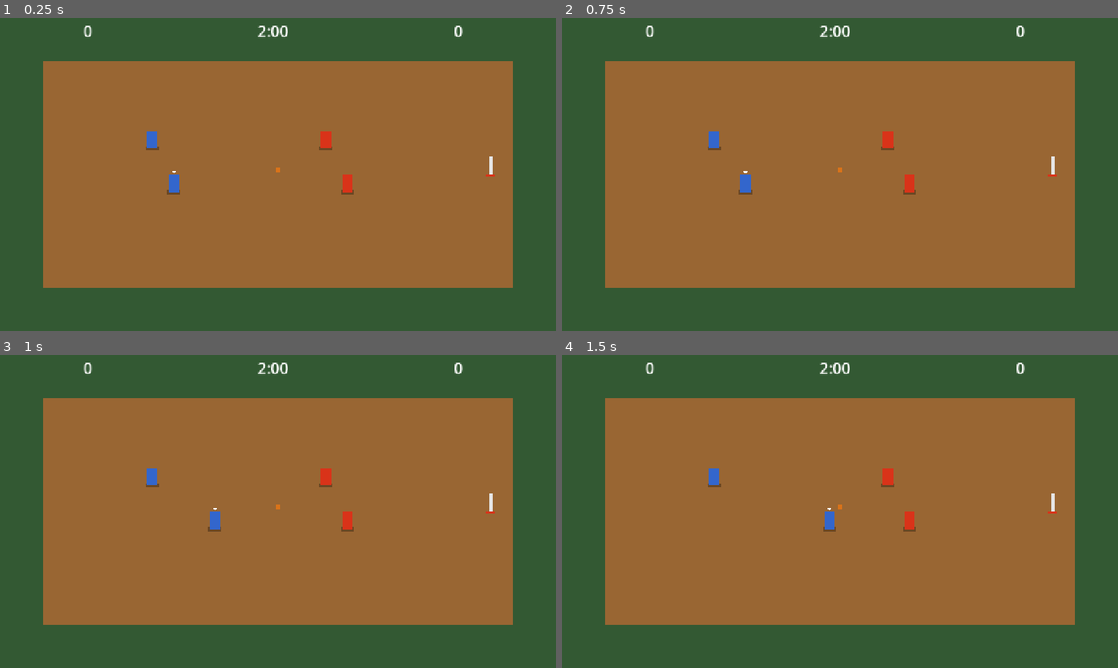
Above: before the commit, frames 1-4 (two rows, left to right).
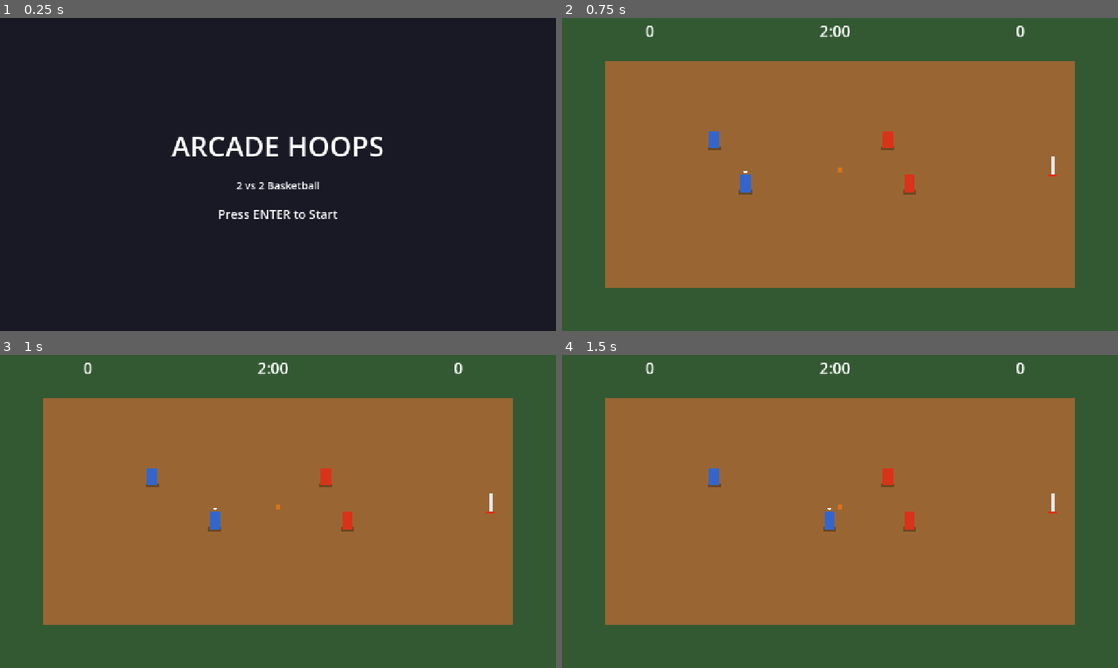
Above: after the commit, the same moments.

Repository: kfiggins/nba-jam-clone
Game: Godot game, scene res://scenes/ui/title_screen.tscn
Two runs of this game, one before a commit and one after it. Both use one fixed random seed, a clock stepped at 60 frames per second and the inputs below. Before the commit the project starts from res://scenes/main/main.tscn.
Inputs (mouse positions are in pixels of both pictures, inside the frame that each line leads up to):
- Up to frame 1 (0.25 s): no input
- Up to frame 2 (0.75 s): tap Enter (start_game, bound only after the commit) at 0.5 s; move the mouse to (962, 158) at 0.52 s; hold D (move_right) from 0.53 s (still down); hold Enter (start_game, bound only after the commit) from 0.53 s (still down); click (962, 158) at 0.67 s
- Up to frame 3 (1 s): keep holding D (move_right); keep holding Enter (start_game, bound only after the commit)
- Up to frame 4 (1.5 s): release D (move_right) at 1.25 s; release Enter (start_game, bound only after the commit) at 1.25 s; drag from (728, 527) to (840, 508) at 1.27 s

The runs differ from the first frame. In frame 1, 100% of the frame differs, in the area x 0-100%, y 0-100%; in frame 2, nothing differs; in frame 3, nothing differs; in frame 4, nothing differs.

Commit message:
Implement Phase 18: Title screen, pause menu, and quit to title
Game now boots to a title screen (Enter to start). Escape opens a pause menu
during gameplay with Resume, Restart, and Quit to Title options. GameManager
state resets properly on scene transitions.

Co-Authored-By: Claude Opus 4.6 <noreply@anthropic.com>

Diff:
--- a/project.godot
+++ b/project.godot
@@ -16,7 +16,7 @@
 
 config/name="NBA Jam Clone"
 config/description="Arcade basketball game inspired by NBA Jam - 2v2 half-court action"
-run/main_scene="res://scenes/main/main.tscn"
+run/main_scene="res://scenes/ui/title_screen.tscn"
 config/features=PackedStringArray("4.6")
 
 [autoload]
@@ -109,6 +109,16 @@
 "events": [Object(InputEventKey,"resource_local_to_scene":false,"resource_name":"","device":-1,"window_id":0,"alt_press …(195 unchanged characters)…
 ]
 }
+start_game={
+"deadzone": 0.5,
+"events": [Object(InputEventKey,"resource_local_to_scene":false,"resource_name":"","device":-1,"window_id":0,"alt_pressed":false,"shift_pressed":false,"ctrl_pressed":false,"meta_pressed":false,"pressed":false,"keycode":0,"physical_keycode":4194309,"key_label":0,"unicode":0,"location":0,"echo":false,"script":null)
+]
+}
+pause={
+"deadzone": 0.5,
+"events": [Object(InputEventKey,"resource_local_to_scene":false,"resource_name":"","device":-1,"window_id":0,"alt_pressed":false,"shift_pressed":false,"ctrl_pressed":false,"meta_pressed":false,"pressed":false,"keycode":0,"physical_keycode":4194305,"key_label":0,"unicode":0,"location":0,"echo":false,"script":null)
+]
+}
 
 [layer_names]
 
--- a/scenes/main/main.gd
+++ b/scenes/main/main.gd
@@ -13,6 +13,7 @@
 
 
 func _ready() -> void:
+	_reset_game_manager()
 	_replay_system = ReplaySystem.new()
 	_replay_system.name = "ReplaySystem"
 	_replay_system.replay_ended.connect(_on_replay_ended)
@@ -206,3 +207,15 @@
 				best_dist = dist
 				best = p
 	return best
+
+
+func _reset_game_manager() -> void:
+	GameManager.state = GameManager.MatchState.PREGAME
+	GameManager.scores = [0, 0]
+	GameManager.time_remaining = 0.0
+	GameManager.countdown_remaining = 0.0
+	GameManager.winner = 0
+	GameManager.last_scoring_team = 0
+	GameManager.score_pause_timer = 0.0
+	GameManager.shot_clock_remaining = 0.0
+	GameManager.shot_clock_team = 0
--- a/scenes/main/main.tscn
+++ b/scenes/main/main.tscn
@@ -7,6 +7,7 @@
 [ext_resource type="PackedScene" path="res://scenes/ball/ball.tscn" id="5"]
 [ext_resource type="PackedScene" path="res://scenes/court/basket.tscn" id="6"]
 [ext_resource type="Script" path="res://scenes/camera/game_camera.gd" id="7"]
+[ext_resource type="PackedScene" path="res://scenes/ui/pause_menu.tscn" id="8"]
 
 [node name="Main" type="Node2D"]
 script = ExtResource("1")
@@ -43,3 +44,5 @@
 script = ExtResource("7")
 
 [node name="HUD" parent="." instance=ExtResource("3")]
+
+[node name="PauseMenu" parent="." instance=ExtResource("8")]
--- /dev/null
+++ b/scenes/ui/pause_menu.gd
@@ -0,0 +1,50 @@
+extends CanvasLayer
+## In-game pause menu overlay. Pauses the game tree when visible.
+
+@onready var panel: Control = $Panel
+
+
+func _ready() -> void:
+	process_mode = Node.PROCESS_MODE_ALWAYS
+	hide_menu()
+
+
+func _unhandled_input(event: InputEvent) -> void:
+	if event.is_action_pressed("pause"):
+		if panel.visible:
+			resume()
+		elif GameManager.state == GameManager.MatchState.PLAYING or \
+				GameManager.state == GameManager.MatchState.PREGAME:
+			show_menu()
+
+
+func show_menu() -> void:
+	panel.visible = true
+	get_tree().paused = true
+
+
+func hide_menu() -> void:
+	panel.visible = false
+
+
+func resume() -> void:
+	hide_menu()
+	get_tree().paused = false
+
+
+func _on_resume_pressed() -> void:
+	resume()
+
+
+func _on_restart_pressed() -> void:
+	hide_menu()
+	get_tree().paused = false
+	GameManager.state = GameManager.MatchState.PREGAME
+	GameManager.game_state_changed.emit(GameManager.MatchState.RESULTS, GameManager.MatchState.PREGAME)
+	get_tree().reload_current_scene()
+
+
+func _on_quit_pressed() -> void:
+	hide_menu()
+	get_tree().paused = false
+	get_tree().change_scene_to_file("res://scenes/ui/title_screen.tscn")
--- /dev/null
+++ b/scenes/ui/pause_menu.tscn
@@ -0,0 +1,63 @@
+[gd_scene load_steps=2 format=3]
+
+[ext_resource type="Script" path="res://scenes/ui/pause_menu.gd" id="1"]
+
+[node name="PauseMenu" type="CanvasLayer"]
+layer = 10
+script = ExtResource("1")
+
+[node name="Panel" type="Control" parent="."]
+anchors_preset = 15
+anchor_right = 1.0
+anchor_bottom = 1.0
+grow_horizontal = 2
+grow_vertical = 2
+
+[node name="Overlay" type="ColorRect" parent="Panel"]
+layout_mode = 1
+anchors_preset = 15
+anchor_right = 1.0
+anchor_bottom = 1.0
+grow_horizontal = 2
+grow_vertical = 2
+color = Color(0, 0, 0, 0.6)
+
+[node name="VBox" type="VBoxContainer" parent="Panel"]
+layout_mode = 1
+anchors_preset = 8
+anchor_left = 0.5
+anchor_top = 0.5
+anchor_right = 0.5
+anchor_bottom = 0.5
+offset_left = -120.0
+offset_top = -100.0
+offset_right = 120.0
+offset_bottom = 100.0
+grow_horizontal = 2
+grow_vertical = 2
+theme_override_constants/separation = 15
+
+[node name="Title" type="Label" parent="Panel/VBox"]
+layout_mode = 2
+theme_override_font_sizes/font_size = 36
+text = "PAUSED"
+horizontal_alignment = 1
+
+[node name="Resume" type="Button" parent="Panel/VBox"]
+layout_mode = 2
+theme_override_font_sizes/font_size = 20
+text = "Resume"
+
+[node name="Restart" type="Button" parent="Panel/VBox"]
+layout_mode = 2
+theme_override_font_sizes/font_size = 20
+text = "Restart"
+
+[node name="Quit" type="Button" parent="Panel/VBox"]
+layout_mode = 2
+theme_override_font_sizes/font_size = 20
+text = "Quit to Title"
+
+[connection signal="pressed" from="Panel/VBox/Resume" to="." method="_on_resume_pressed"]
+[connection signal="pressed" from="Panel/VBox/Restart" to="." method="_on_restart_pressed"]
+[connection signal="pressed" from="Panel/VBox/Quit" to="." method="_on_quit_pressed"]
--- /dev/null
+++ b/scenes/ui/title_screen.gd
@@ -0,0 +1,12 @@
+extends Control
+## Title screen — shows game name and "Press Enter to Start".
+
+
+func _ready() -> void:
+	# Ensure game is unpaused when returning to title
+	get_tree().paused = false
+
+
+func _unhandled_input(event: InputEvent) -> void:
+	if event.is_action_pressed("start_game"):
+		get_tree().change_scene_to_file("res://scenes/main/main.tscn")
--- /dev/null
+++ b/scenes/ui/title_screen.tscn
@@ -0,0 +1,57 @@
+[gd_scene load_steps=2 format=3]
+
+[ext_resource type="Script" path="res://scenes/ui/title_screen.gd" id="1"]
+
+[node name="TitleScreen" type="Control"]
+layout_mode = 3
+anchors_preset = 15
+anchor_right = 1.0
+anchor_bottom = 1.0
+grow_horizontal = 2
+grow_vertical = 2
+script = ExtResource("1")
+
+[node name="Background" type="ColorRect" parent="."]
+layout_mode = 1
+anchors_preset = 15
+anchor_right = 1.0
+anchor_bottom = 1.0
+grow_horizontal = 2
+grow_vertical = 2
+color = Color(0.1, 0.1, 0.15, 1)
+
+[node name="VBox" type="VBoxContainer" parent="."]
+layout_mode = 1
+anchors_preset = 8
+anchor_left = 0.5
+anchor_top = 0.5
+anchor_right = 0.5
+anchor_bottom = 0.5
+offset_left = -300.0
+offset_top = -100.0
+offset_right = 300.0
+offset_bottom = 100.0
+grow_horizontal = 2
+grow_vertical = 2
+theme_override_constants/separation = 30
+
+[node name="Title" type="Label" parent="VBox"]
+layout_mode = 2
+theme_override_font_sizes/font_size = 64
+text = "ARCADE HOOPS"
+horizontal_alignment = 1
+vertical_alignment = 1
+
+[node name="Subtitle" type="Label" parent="VBox"]
+layout_mode = 2
+theme_override_font_sizes/font_size = 24
+text = "2 vs 2 Basketball"
+horizontal_alignment = 1
+vertical_alignment = 1
+
+[node name="StartPrompt" type="Label" parent="VBox"]
+layout_mode = 2
+theme_override_font_sizes/font_size = 28
+text = "Press ENTER to Start"
+horizontal_alignment = 1
+vertical_alignment = 1
Not shown: 1 places in scenes/main/main.tscn that only renumber resources
Not shown, changed: docs/phases/phase-18-menus.md
